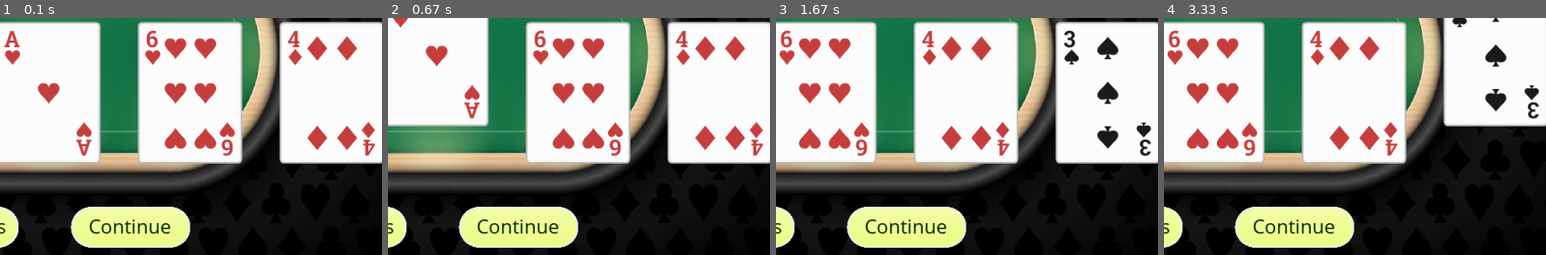
Above: before the commit, frames 1-4 (left to right).
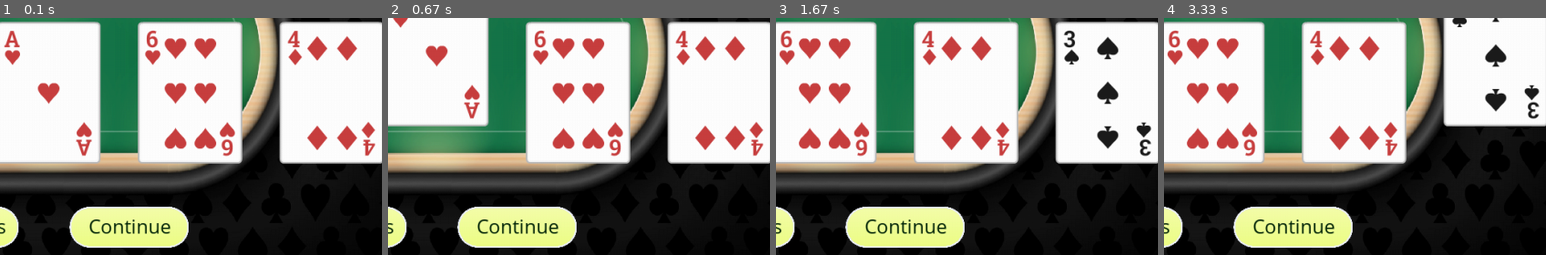
Above: after the commit, the same moments.

Repository: jungleistx/poker_game
Game: pygame game, started from main.py
Same seed, same stepped clock (60 frames per second), same inputs: the game is played once before the commit and once after it.
Inputs (mouse positions are % of the whole screen's width and height, from its top left):
- Up to frame 1 (0.1 s): no input
- Up to frame 2 (0.67 s): click (50, 50) at 0.38 s
- Up to frame 3 (1.67 s): tap S at 0.67 s; tap 1 at 1 s; click "Continue" at 1.38 s
- Up to frame 4 (3.33 s): click (12, 47) at 1.72 s; click (51, 61) at 2.05 s; click "Swap cards" at 2.88 s; tap 5 at 3.17 s
The pictures show only the part of the screen within x 44-94%, y 42-92%; the shares and areas given below are measured in that part.

The runs differ from the first frame. In frame 1, 0.4% of the frame differs, in the area x 18-50%, y 79-97%; in frame 2, 0.4%; in frame 3, 0.4%; in frame 4, 0.4%.

Commit message:
mod Window, adjust button texts

Diff:
--- a/classes/window.py
+++ b/classes/window.py
@@ -24,7 +24,7 @@
 
 	def __set_buttons(self):
 		swap_x, swap_y, swap_text_x, swap_text_y = 350, 535, 358, 556
-		submit_x, submit_y, submit_text_x, submit_text_y = 580, 535, 604, 556
+		submit_x, submit_y, submit_text_x, submit_text_y = 578, 535, 604, 556
 
 		self.swap = Button('Swap cards', swap_x, swap_y, swap_text_x, swap_text_y)
 		self.submit = Button('Continue', submit_x, submit_y, submit_text_x, submit_text_y)
